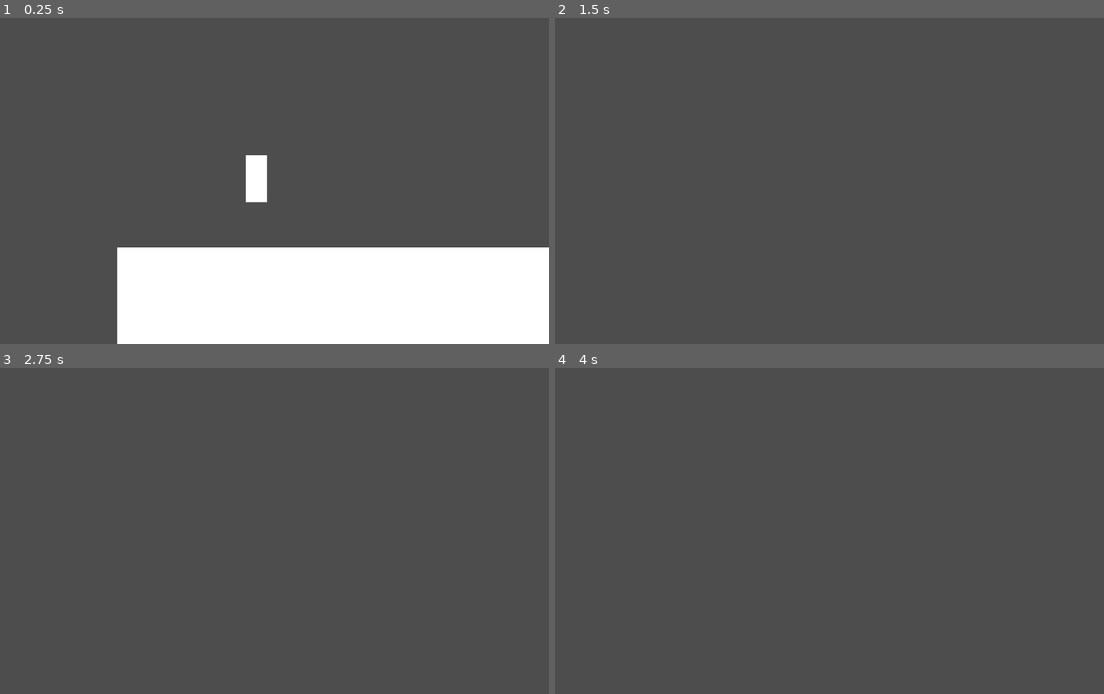
Above: before the commit, frames 1-4 (two rows, left to right).
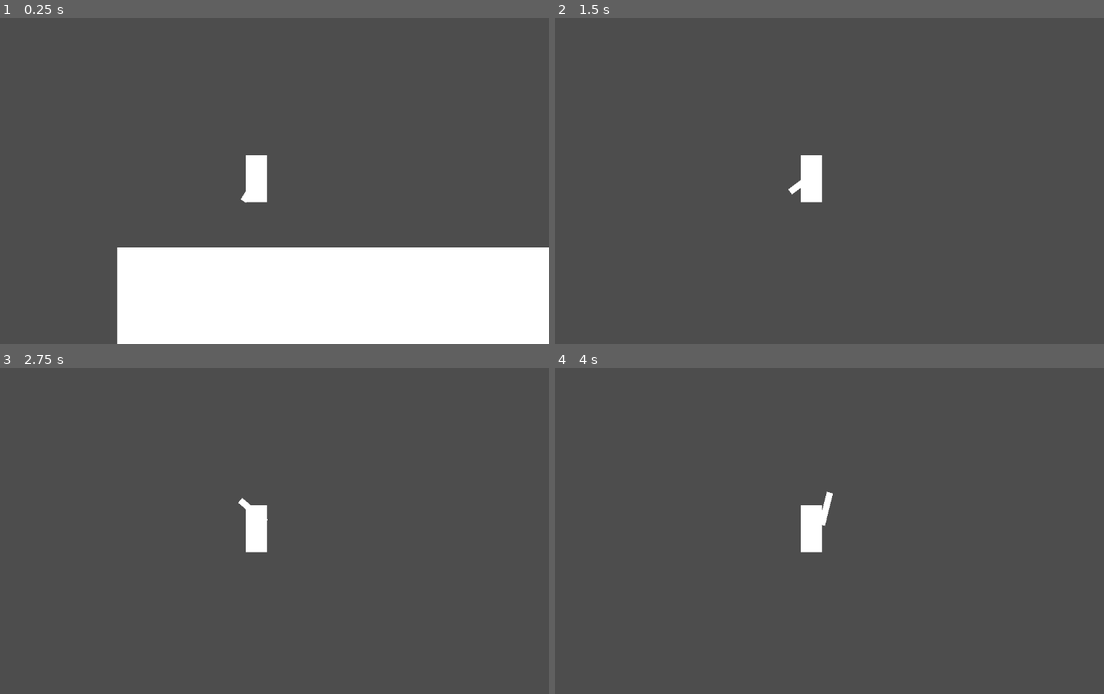
Above: after the commit, the same moments.

Repository: Afeef-ir/Campfire-game
Game: Godot game, scene res://node_2d.tscn
The game is run twice, just before and just after one commit, with the same random seed, the same clock (stepped at 60 frames per second) and the same inputs.
Inputs (mouse positions are in pixels of both pictures, inside the frame that each line leads up to):
- Up to frame 1 (0.25 s): no input
- Up to frame 2 (1.5 s): move the mouse to (939, 164) at 0.52 s; hold Shift (sprint) 0.53-1.28 s; hold D (Right) from 0.53 s (still down); click (939, 164) at 0.6 s; tap Space (Jump) at 0.77 s; move the mouse to (697, 197) at 1.27 s; tap Shift (sprint) at 1.35 s
- Up to frame 3 (2.75 s): tap Space (Jump) at 1.52 s; click (142, 547) at 1.55 s; move the mouse to (318, 459) at 2.02 s; release D (Right) at 2.03 s; hold A (Left) from 2.03 s (still down); hold Shift (sprint) from 2.03 s (still down); click (318, 459) at 2.1 s
- Up to frame 4 (4 s): move the mouse to (785, 596) at 2.77 s; release A (Left) at 2.78 s; release Shift (sprint) at 2.78 s; hold D (Right) from 2.78 s (still down); tap Shift (sprint) at 2.85 s; tap Space (Jump) at 3.02, 3.77 s; click (785, 596) at 3.05 s; move the mouse to (988, 579) at 3.52 s; hold Shift (sprint) from 3.53 s (still down); click (988, 579) at 3.6 s

The runs differ from the first frame. In frame 1, less than 0.1% of the frame differs, in the area x 43-45%, y 53-57%; in frame 2, 0.6%; in frame 3, 0.6%; in frame 4, 0.7%, in the area x 44-51%, y 37-57%.

Commit message:
added double jump and gun and bullet

Diff:
--- /dev/null
+++ b/bullet.gd
@@ -0,0 +1,11 @@
+extends Node2D
+
+var speed = 1000
+# Called when the node enters the scene tree for the first time.
+func _ready() -> void:
+	pass # Replace with function body.
+
+
+# Called every frame. 'delta' is the elapsed time since the previous frame.
+func _physics_process(delta: float) -> void:
+	global_position += Vector2(1,0).rotated(rotation)* speed * delta
--- /dev/null
+++ b/bullet.tscn
@@ -0,0 +1,21 @@
+[gd_scene format=3 uid="uid://du0vhyduf8ouq"]
+
+[ext_resource type="Script" uid="uid://jjv6wfp2hu3d" path="res://bullet.gd" id="1_v7oki"]
+
+[sub_resource type="RectangleShape2D" id="RectangleShape2D_rtl8c"]
+size = Vector2(18, 16)
+
+[node name="Bullet" type="Node2D" unique_id=186892451]
+script = ExtResource("1_v7oki")
+
+[node name="ColorRect" type="ColorRect" parent="." unique_id=1916695335]
+offset_left = -1.0
+offset_top = -1.0
+offset_right = 17.0
+offset_bottom = 15.0
+
+[node name="Area2D" type="Area2D" parent="." unique_id=1584940362]
+
+[node name="CollisionShape2D" type="CollisionShape2D" parent="Area2D" unique_id=107512654]
+position = Vector2(8, 7)
+shape = SubResource("RectangleShape2D_rtl8c")
--- /dev/null
+++ b/gun.gd
@@ -0,0 +1,24 @@
+extends Node2D
+
+@onready var rotational_offset: Marker2D = $Rotational_offset
+@onready var shoot_pos: Marker2D = $Rotational_offset/ColorRect/Shoot_pos
+
+var bullet = preload("res://bullet.tscn")
+func _ready() -> void:
+	pass # Replace with function body.
+
+
+# Called every frame. 'delta' is the elapsed time since the previous frame.
+func _physics_process(delta: float) -> void:
+	var mouse_pos = get_global_mouse_position()
+	var mouse_vector = mouse_pos - rotational_offset.global_position
+	rotation = mouse_vector.angle()
+	if Input.is_action_just_pressed("shoot"):
+		shoot()
+
+
+func shoot():
+	var new_bullet = bullet.instantiate()
+	get_tree().root.add_child(new_bullet)
+	new_bullet.global_position = shoot_pos.global_position
+	new_bullet.global_rotation = shoot_pos.global_rotation
--- /dev/null
+++ b/gun.tscn
@@ -0,0 +1,18 @@
+[gd_scene format=3 uid="uid://bbl5ox1kslqa5"]
+
+[ext_resource type="Script" uid="uid://bjwd25f34ej74" path="res://gun.gd" id="1_vk1bi"]
+
+[node name="Gun" type="Node2D" unique_id=27980014]
+script = ExtResource("1_vk1bi")
+
+[node name="Rotational_offset" type="Marker2D" parent="." unique_id=2100844379]
+position = Vector2(3, 5)
+
+[node name="ColorRect" type="ColorRect" parent="Rotational_offset" unique_id=1040540501]
+offset_left = -3.0
+offset_top = -5.0
+offset_right = 98.0
+offset_bottom = 14.0
+
+[node name="Shoot_pos" type="Marker2D" parent="Rotational_offset/ColorRect" unique_id=599391612]
+position = Vector2(96, 9)
--- a/player.gd
+++ b/player.gd
@@ -1,11 +1,12 @@
 extends CharacterBody2D
 
 
-const SPEED = 300.0
-const JUMP_VELOCITY = -400.0
+const SPEED = 500.0
+const JUMP_VELOCITY = -600.0
 var jumps_left = 2
-
+var bullet = preload("res://bullet.tscn")
 func _physics_process(delta: float) -> void:
+	print(jumps_left)
 	# Add the gravity.
 	if not is_on_floor():
 		velocity += get_gravity() * delta
@@ -16,15 +17,17 @@
 		velocity.y = JUMP_VELOCITY
 	if jumps_left>2:
 		jumps_left = 2
+	if is_on_floor():
+		jumps_left = 1
+
 		#hehe
+	var direction := Input.get_axis("Left", "Right")
 
-	if is_on_floor():
-		jumps_left= 2
-	var direction := Input.get_axis("Left", "Right")
-	if Input.is_action_pressed("sprint"):
-		velocity *= 2
 	if direction:
-		velocity.x = direction * SPEED
+		if Input.is_action_pressed("sprint"):
+			velocity = 1.1 * velocity
+		else:
+			velocity.x = direction * SPEED
 	else:
 		velocity.x = move_toward(velocity.x, 0, SPEED)
 
--- a/player.tscn
+++ b/player.tscn
@@ -1,11 +1,12 @@
 [gd_scene format=3 uid="uid://r1lfrw2x34u4"]
 
 [ext_resource type="Script" uid="uid://djrxwk00xy2b5" path="res://player.gd" id="1_4flbx"]
+[ext_resource type="PackedScene" uid="uid://bbl5ox1kslqa5" path="res://gun.tscn" id="2_onrkg"]
 
 [sub_resource type="RectangleShape2D" id="RectangleShape2D_onrkg"]
 size = Vector2(62, 142)
 
-[node name="Player" type="CharacterBody2D" unique_id=1662780037]
+[node name="Player" type="CharacterBody2D" unique_id=1662780037 groups=["Player"]]
 script = ExtResource("1_4flbx")
 
 [node name="ColorRect" type="ColorRect" parent="." unique_id=670547730]
@@ -15,3 +16,9 @@
 [node name="CollisionShape2D" type="CollisionShape2D" parent="." unique_id=445278421]
 position = Vector2(31, 72)
 shape = SubResource("RectangleShape2D_onrkg")
+
+[node name="BulletSpawnPos" type="Marker2D" parent="." unique_id=2058463997]
+position = Vector2(59, 60)
+
+[node name="Gun" parent="." unique_id=27980014 instance=ExtResource("2_onrkg")]
+position = Vector2(54, 57)
--- a/project.godot
+++ b/project.godot
@@ -14,6 +14,10 @@
 run/main_scene="uid://chdpr0htk5f1j"
 config/features=PackedStringArray("4.6", "GL Compatibility")
 config/icon="res://icon.svg"
+
+[global_group]
+
+Player=""
 
 [input]
 
Not shown, added: bullet.gd.uid
Not shown, added: gun.gd.uid
